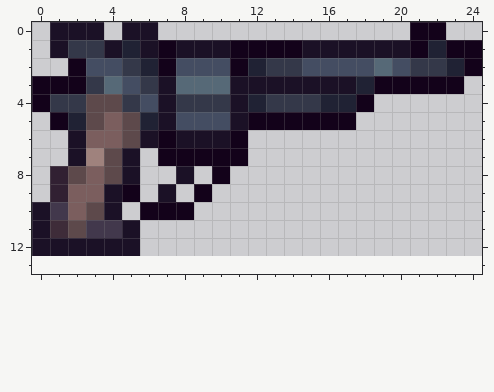
Two versions of one pixel-art sprite, Content/Items/Weapons/Ranged/AntiquePistol.png. That is the earlier state.
The file is 50x26 pixels, drawn in blocks of 2x2; one block is one cell here. Colours within 5 levels of each other are drawn and written as one. The old version is drawn lined up with the new one, on the new canvas.
The same view after the edit:
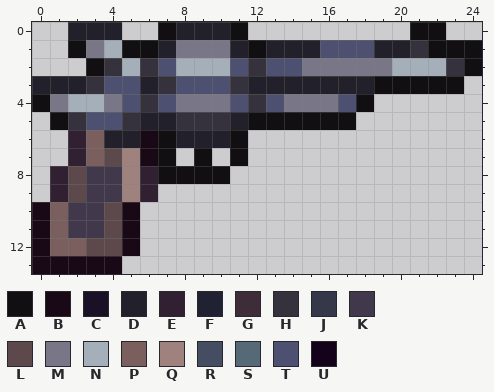
Palette (. is transparent): A #110f11  B #190815  C #1b1126  D #22212b  E #312032  F #202234  G #3e2c39  H #36323d  J #343849  K #42384c  L #5d494b  M #797687  N #a4afba  P #7b5e5e  Q #9f827d  R #444d62  S #566977  T #4d5070  U #13021a
The exact change:
canvas 25x13 -> 25x14
Changed rows in their new state; - is an unchanged pixel.
first column x 0:
 0 -.DDD..ADDDA---------AA--
 1 -.AMNAADMMMDADDDTTTDDHAAA
 2 --.AHNHTNNNTHTTMMMMMNNNHA
 3 DDDHTTDHTTTHDDDDDDDAAAAA-
 4 AMNNMTHTMMMTHTMMMTA------
 5 -AHTTHDDHHHDAAAAAA-------
 6 --E-DDBADDDA-------------
 7 --EP-QBA.A.A-------------
 8 ---KKQEAAAA--------------
 9 --LKKQE.-.---------------
10 BPKKLB...----------------
11 BPK-LB-------------------
12 BPPLLB-------------------
13 BBBBB--------------------
